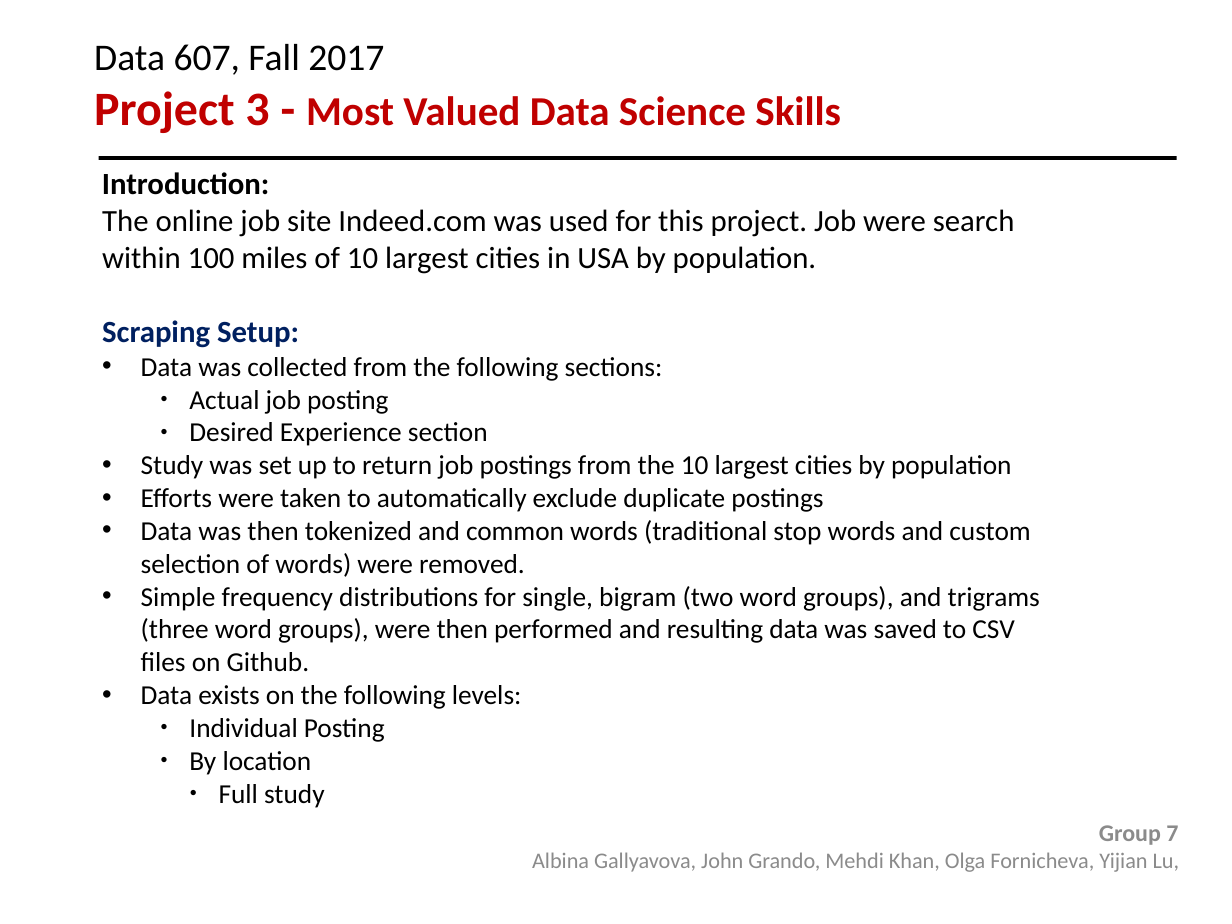
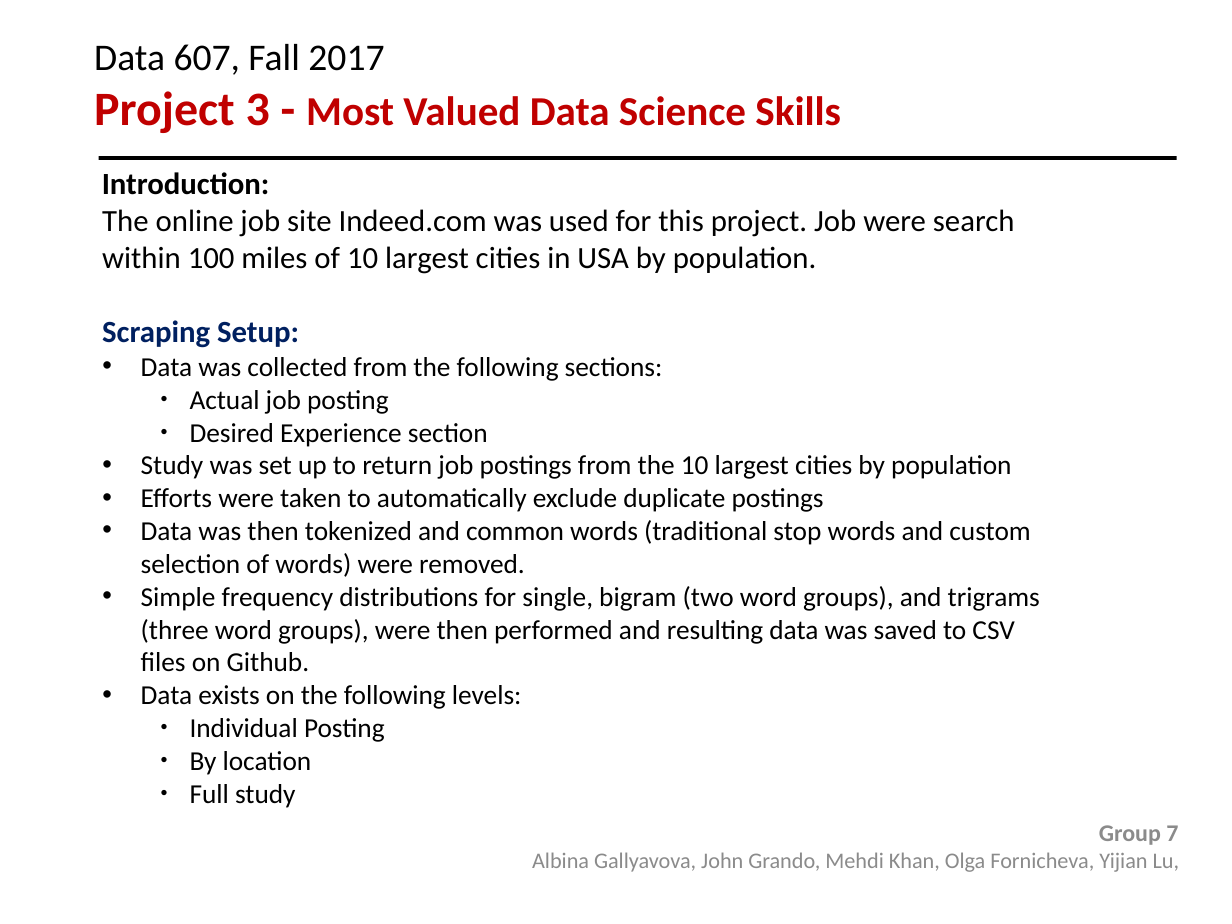
Before and after one commit to olga0503/data607-project3, a slide deck: slide 2 of project3.pptx. Drawn at 1232x924 pixels with LibreOffice and Linux fonts; fonts in the diff are those of the drawing; background and template pictures are left out. Boxes give left, top, right and bottom in pixels: in the first picture for what was removed or moved away, otherwise in the second. Text is boxed around its words. In the diff, an @@ line names an element or a change of style, - is before the commit and + after.

Commit message:
updated ppt with minor bullet point fix

```diff
--- a/project3.pptx
+++ b/project3.pptx
@@ text at <box>190,784,296,808</box>: list level 4 to 3 in "Full study" @@
```
